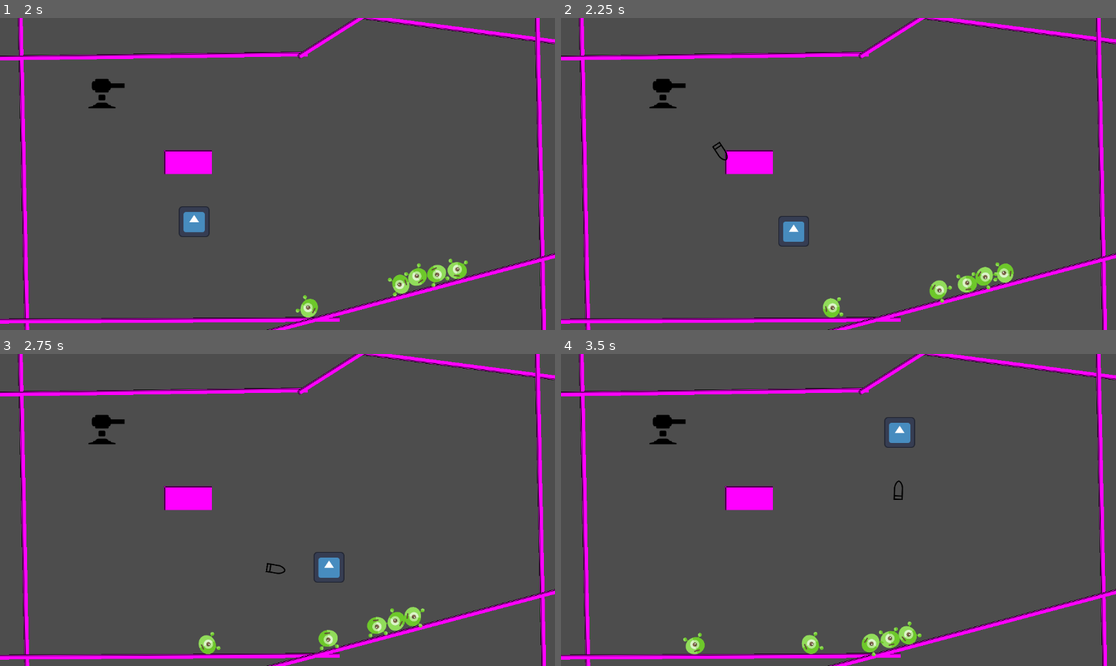
Above: before the commit, frames 1-4 (two rows, left to right).
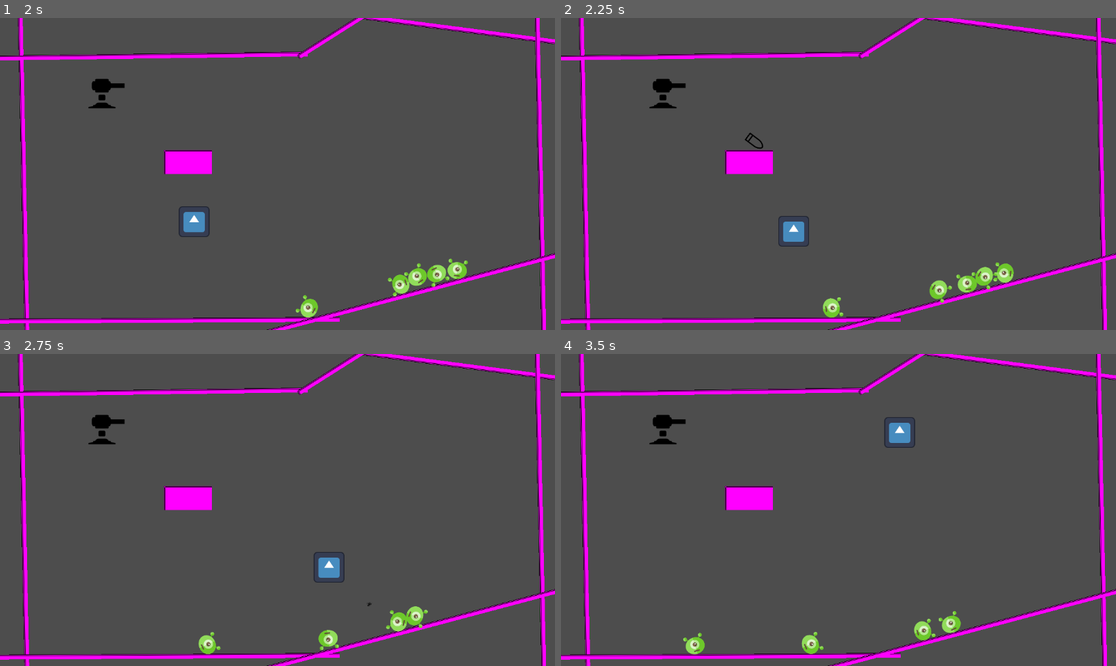
Above: after the commit, the same moments.

Repository: gasbank/godot-llm-yyt
Game: Godot game, scene res://game.tscn
Two runs of this game, one before a commit and one after it. Both use one fixed random seed, a clock stepped at 60 frames per second and the inputs below. The engine's default icon, where the game draws it, is replaced by a stand-in: a white triangle on a blue panel in a dark square.
Inputs (mouse positions are in pixels of both pictures, inside the frame that each line leads up to):
- Up to frame 1 (2 s): tap Enter at 0.5, 0.6 s; move the mouse to (399, 158) at 0.52 s; hold D (move_right) 0.53-1.28 s; click (399, 158) at 0.67 s; move the mouse to (166, 189) at 1.27 s; hold S (move_down) from 1.28 s (still down); tap Keypad Enter at 1.35 s
- Up to frame 2 (2.25 s): move the mouse to (894, 105) at 2.02 s; release S (move_down) at 2.03 s; hold D (move_right) from 2.03 s (still down); tap Enter at 2.1 s
- Up to frame 3 (2.75 s): keep holding D (move_right)
- Up to frame 4 (3.5 s): move the mouse to (810, 572) at 2.77 s; release D (move_right) at 2.78 s; hold W (move_up) from 2.78 s (still down); tap Keypad Enter at 2.85 s; click (810, 572) at 2.92 s

Frame 1 is identical in both runs. In frame 2, less than 0.1% of the frame differs, in the area x 27-37%, y 36-46%; in frame 3, 0.5%; in frame 4, 0.9%, in the area x 54-73%, y 40-97%.

Commit message:
bullet - enemy 접촉 시 각자 다 사라지고, 폭발 이펙트

Diff:
--- /dev/null
+++ b/Utils.gd
@@ -0,0 +1,17 @@
+extends Node
+
+static func get_random_with_script(root_node: Node, target_script: Script) -> Node:
+	var current_root := root_node
+	if current_root == null:
+		return null
+
+	var stack : Array[Node] = [current_root]
+	var bucket : Array[Node] = []
+
+	while stack.size() > 0:
+		var n : Node = stack.pop_back()
+		if n.get_script() == target_script:
+			bucket.append(n)
+		stack.append_array(n.get_children())
+
+	return bucket.pick_random() if bucket else null
--- a/bullet.gd
+++ b/bullet.gd
@@ -4,13 +4,26 @@
 @export var smooth_time      : float  = 0.25   # Unity SmoothDamp 의 Time
 @export var max_force        : float  = 8000.0 # 힘 제한 (안정성)
 @export var face_forward     : bool = true   # 바라보게 할지
+@export var explosion_prefab: PackedScene
 
 var target : Node2D = null
+
+func _ready() -> void:
+	body_entered.connect(_on_body_entered)
 
 func set_target(new_target: Node2D) -> void:
 	target = new_target            # 타깃 교체
 func clear_target() -> void:
 	target = null                  # 타깃 해제
+
+func _on_body_entered(other: Node) -> void:
+	other.queue_free()
+	queue_free()
+	var explosion := preload('res://explosion.tscn').instantiate() as GPUParticles2D
+	explosion.global_position = global_position
+	explosion.restart()
+	get_parent().add_child(explosion)
+
 
 # _integrate_forces() 를 쓰면 서브‑스텝에서도 안정
 func _integrate_forces(state: PhysicsDirectBodyState2D) -> void:
--- a/bullet.tscn
+++ b/bullet.tscn
@@ -5,11 +5,14 @@
 [ext_resource type="Texture2D" uid="uid://cbdsk4oknfmi8" path="res://bullet-free-3-svgrepo-com.svg" id="2_v8qja"]
 
 [node name="Bullet" type="RigidBody2D"]
+collision_layer = 4
+collision_mask = 2
+contact_monitor = true
+max_contacts_reported = 4
 script = ExtResource("1_t4vbm")
 
 [node name="CollisionShape2D" type="CollisionShape2D" parent="."]
 shape = ExtResource("1_v8qja")
-disabled = true
 
 [node name="Sprite2D" type="Sprite2D" parent="."]
 rotation = 1.5708
--- /dev/null
+++ b/enemy.gd
@@ -0,0 +1,3 @@
+extends RigidBody2D
+
+class_name Enemy
--- a/enemy.tscn
+++ b/enemy.tscn
@@ -1,9 +1,13 @@
-[gd_scene load_steps=3 format=3 uid="uid://cvwvm5tje3v5t"]
+[gd_scene load_steps=4 format=3 uid="uid://cvwvm5tje3v5t"]
 
 [ext_resource type="Shape2D" uid="uid://cjf4q3imitgj4" path="res://enemy_shape.tres" id="1_4gyqm"]
+[ext_resource type="Script" uid="uid://b2a0au4mjysgq" path="res://enemy.gd" id="1_qi2p4"]
 [ext_resource type="Texture2D" uid="uid://o2g1ptdlwxc5" path="res://monster-svgrepo-com.svg" id="2_qi2p4"]
 
 [node name="Enemy" type="RigidBody2D"]
+collision_layer = 2
+collision_mask = 7
+script = ExtResource("1_qi2p4")
 
 [node name="CollisionShape2D" type="CollisionShape2D" parent="."]
 shape = ExtResource("1_4gyqm")
--- /dev/null
+++ b/explosion.gd
@@ -0,0 +1,4 @@
+extends GPUParticles2D
+
+func _ready() -> void:
+	finished.connect(queue_free)
--- /dev/null
+++ b/explosion.tscn
@@ -0,0 +1,39 @@
+[gd_scene load_steps=6 format=3 uid="uid://cutrdgg6e7xeb"]
+
+[ext_resource type="Texture2D" uid="uid://dapuputs7ixb" path="res://spark-svgrepo-com.svg" id="1_q7epf"]
+[ext_resource type="Script" uid="uid://b6r54dndhtlju" path="res://explosion.gd" id="2_vxas0"]
+
+[sub_resource type="Curve" id="Curve_mfdv2"]
+_data = [Vector2(0, 0.316975), 0.0, 0.0, 0, 0, Vector2(0.526442, 1), 3.01089, -5.27834, 0, 0, Vector2(1, 0), 0.0, 0.0, 0, 0]
+point_count = 3
+
+[sub_resource type="CurveTexture" id="CurveTexture_iotsf"]
+curve = SubResource("Curve_mfdv2")
+
+[sub_resource type="ParticleProcessMaterial" id="ParticleProcessMaterial_iotsf"]
+particle_flag_disable_z = true
+direction = Vector3(0, -1, 0)
+spread = 11.492
+initial_velocity_min = 158.54
+initial_velocity_max = 235.78
+angular_velocity_min = -142.78
+angular_velocity_max = 157.98
+radial_velocity_min = -2.23517e-05
+radial_velocity_max = -2.23517e-05
+gravity = Vector3(0, 700, 0)
+linear_accel_min = -2.23517e-06
+linear_accel_max = -2.23517e-06
+radial_accel_min = -2.23517e-06
+radial_accel_max = -2.23517e-06
+tangential_accel_min = -2.23517e-06
+tangential_accel_max = -2.23517e-06
+scale_curve = SubResource("CurveTexture_iotsf")
+
+[node name="Explosion" type="GPUParticles2D"]
+emitting = false
+texture = ExtResource("1_q7epf")
+lifetime = 0.6
+one_shot = true
+explosiveness = 1.0
+process_material = SubResource("ParticleProcessMaterial_iotsf")
+script = ExtResource("2_vxas0")
--- a/project.godot
+++ b/project.godot
@@ -18,6 +18,7 @@
 [autoload]
 
 OllamaClient="*res://OllamaClient.gd"
+Utils="*res://Utils.gd"
 
 [gui]
 
--- /dev/null
+++ b/spark-svgrepo-com.svg
@@ -0,0 +1,4 @@
+<?xml version="1.0" encoding="utf-8"?><!-- Uploaded to: SVG Repo, www.svgrepo.com, Generator: SVG Repo Mixer Tools -->
+<svg width="800px" height="800px" viewBox="0 -0.5 25 25" fill="none" xmlns="http://www.w3.org/2000/svg">
+<path fill-rule="evenodd" clip-rule="evenodd" d="M5.5 5C10.3 10.871 7.419 16.471 5.5 19C11.371 14.2 16.971 17.081 19.5 19C17.581 16.471 14.7 10.871 19.5 5C16.971 6.919 11.371 9.8 5.5 5Z" stroke="#000000" stroke-width="1.5" stroke-linecap="round" stroke-linejoin="round"/>
+</svg>
--- a/turret.gd
+++ b/turret.gd
@@ -8,7 +8,11 @@
 	timer.timeout.connect(_on_spawn_timer_timeout)
 
 func _on_spawn_timer_timeout() -> void:
-	var bullet := bullet_prefab.instantiate() as Bullet
-	get_parent().add_child(bullet)
-	bullet.set_target($"../Player")
-	bullet.global_position = muzzle.global_position
+	var random_enemy = Utils.get_random_with_script(get_tree().current_scene, load("res://enemy.gd"))
+	if random_enemy:
+		var bullet := bullet_prefab.instantiate() as Bullet
+		get_parent().add_child(bullet)
+
+		#bullet.set_target($"../Player")
+		bullet.set_target(random_enemy)
+		bullet.global_position = muzzle.global_position
Not shown, added: Utils.gd.uid
Not shown, added: enemy.gd.uid
Not shown, added: explosion.gd.uid
Not shown, added: spark-svgrepo-com.svg.import
